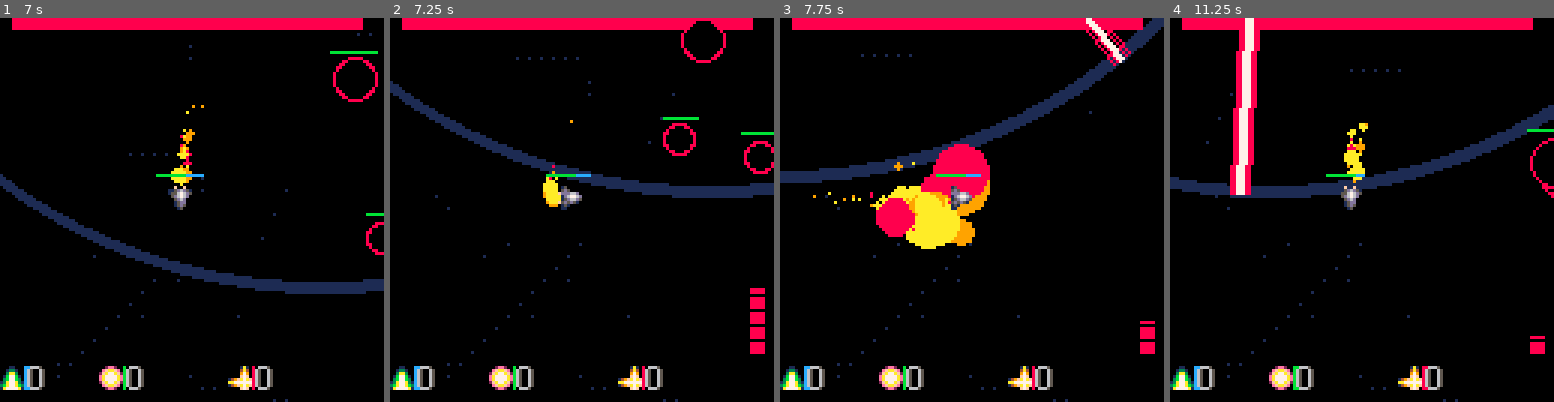
Above: before the commit, frames 1-4 (left to right).
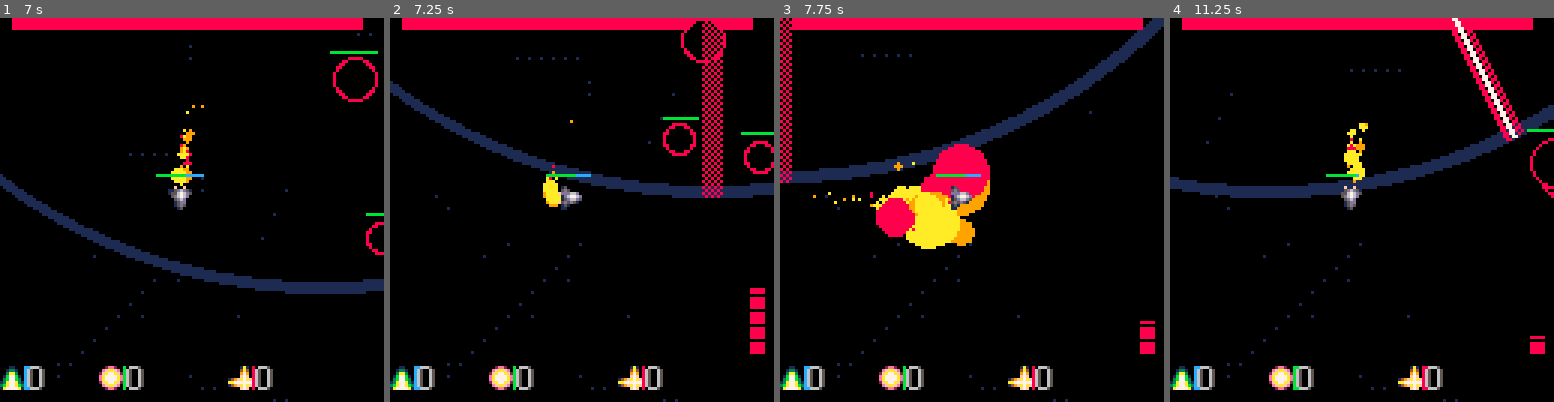
Above: after the commit, the same moments.

Repository: glassoup/pico8playground
Game: PICO-8 cartridge zs.p8
Two runs of this game, one before a commit and one after it. Both use one fixed random seed, a clock stepped at 60 frames per second and the inputs below.
Inputs:
- Up to frame 1 (7 s): tap O (Z key) at 0.33, 0.7, 1.43, 2.22, 3.1, 3.98, 4.87, 5.75, 6.63 s; tap X (X key) at 1.07, 2.07, 2.4, 2.73, 3.07, 3.4, 3.73, 4.07, 4.4, 4.73, 5.07, 5.4, 5.73, 6.07, 6.4, 6.73 s; hold Left 1.97-2.37 s; hold Down 2.42-2.82 s; hold Right 2.87-3.53 s; hold Up 3.58-4.08 s; hold Right 4.13-4.53 s; hold Down 4.58-5.08 s; hold Left 5.13-5.8 s; hold Up 5.85-6.18 s; hold Left 6.23-6.63 s; hold Down from 6.68 s (still down)
- Up to frame 2 (7.25 s): tap X (X key) at 7.07 s; release Down at 7.08 s; hold Right from 7.13 s (still down)
- Up to frame 3 (7.75 s): keep holding Right; tap X (X key) at 7.4, 7.73 s; tap O (Z key) at 7.52 s
- Up to frame 4 (11.25 s): release Right at 7.8 s; hold Up 7.85-8.35 s; tap X (X key) every 0.33 s from 8.07 to 11.07 s; hold Right 8.4-8.8 s; tap O (Z key) every 0.88 s from 8.4 to 11.05 s; hold Down 8.85-9.35 s; hold Left 9.4-10.07 s; hold Up 10.12-10.45 s; hold Left 10.5-10.9 s; hold Down from 10.95 s (still down)

Frame 1 is identical in both runs. In frame 2, 1.2% of the frame differs, in the area x 81-87%, y 0-47%; in frame 3, 1.2%; in frame 4, 3.8%, in the area x 15-93%, y 0-47%.

Commit message:
fix lasers

Diff:
--- a/zs.p8
+++ b/zs.p8
@@ -77,9 +77,9 @@
 
  boss_attack={
   {atk="lazer",
-  dur=410,
+  dur=660,
   init=function (self)
-   self.dur=410
+   self.dur=660
   end,
   draw=
 	  function (self)
Not shown, changed: index.js
